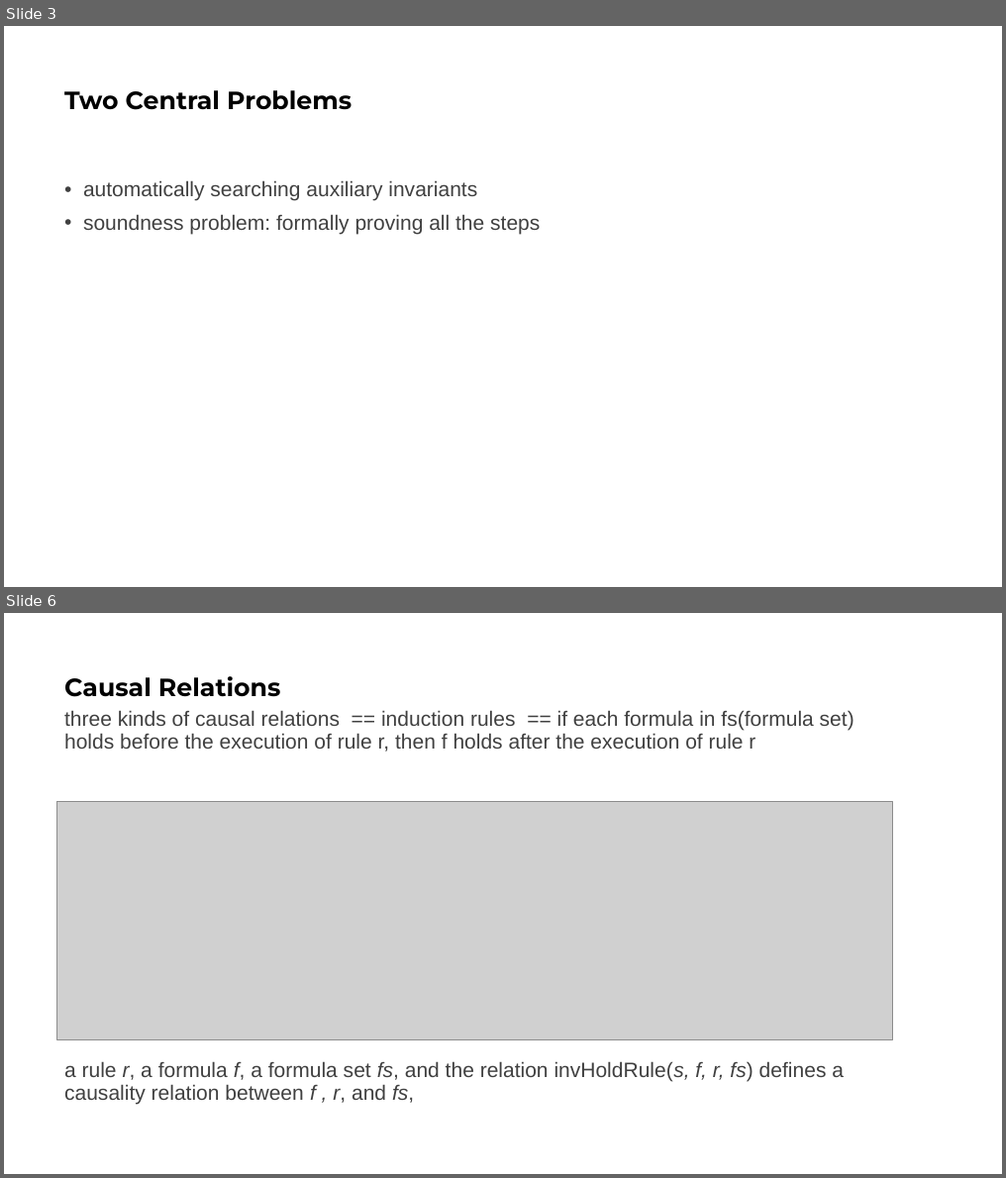
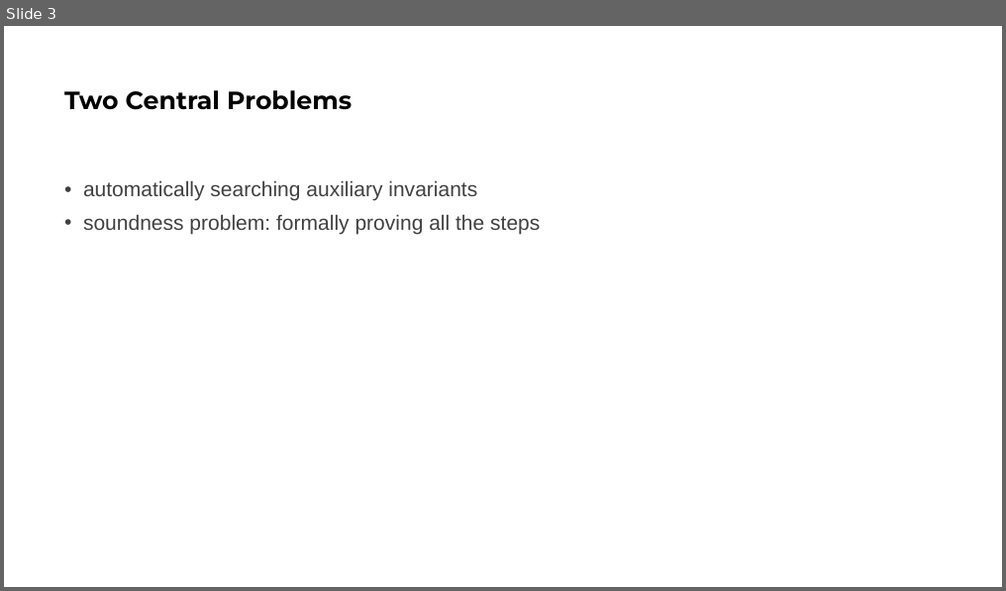
Before and after one commit to bacmive/paper_notes, a slide deck: notes9-paraverifier.pptx. Shown one above the other, each under a label of ours: slides 3 and 6 before the commit, slide 3 after it; the slides between them are not shown. The pictures are 1006x1178 and 1006x591 pixels, drawn with LibreOffice and Linux fonts; fonts in the diff are those of the drawing; grey boxes stand for pictures. Boxes give left, top, right and bottom in pixels: in the first picture for what was removed or moved away, otherwise in the second. Text is boxed around its words. In the diff, an @@ line names an element or a change of style, - is before the commit and + after.

```diff
--- a/notes9-paraverifier.pptx
+++ b/notes9-paraverifier.pptx
@@ slide 6 removed at (x1=4, y1=613, x2=1002, y2=1174), background #FFFFFF @@
@@ title removed at (x1=64, y1=676, x2=280, y2=697) @@
-Causal Relations
@@ text removed at (x1=64, y1=710, x2=854, y2=1104) @@
-three kinds of causal relations == induction rules == if each formula in fs(formula set) holds before the execution of rule r, then f holds after the execution of rule r
-a rule r, a formula f, a formula set fs, and the relation invHoldRule(s, f, r, fs) defines a causality relation between f , r, and fs,
@@ picture removed at (x1=57, y1=802, x2=893, y2=1041) @@
```
Also in this commit, not shown: 3 slides changed, 12 slides added, 6 other slides removed, 1 other file.
